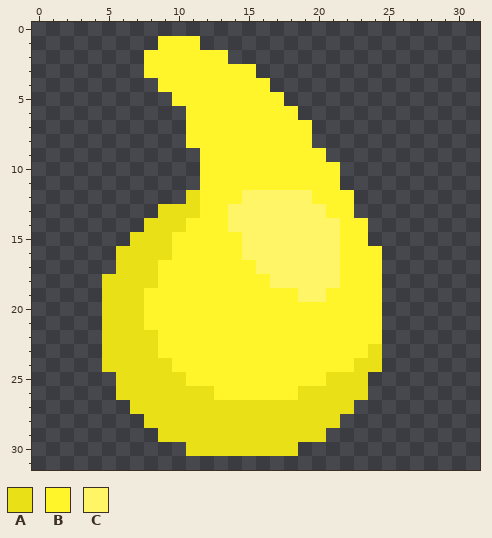
Two versions of one pixel-art sprite, sprites/liquids/sulfuric-acid.png. Above is the file before it was changed.
The file is 32x32 pixels. Colours within 5 levels of each other are drawn and written as one.
Palette (. is transparent): A #eae018  B #fff52a  C #fff567
Pixels before, first column x 5:
 1 ....BBB.............
 2 ...BBBBBB...........
 3 ...BBBBBBBB.........
 4 ....BBBBBBBB........
 5 .....BBBBBBBB.......
 6 ......BBBBBBBB......
 7 ......BBBBBBBBB.....
 8 ......BBBBBBBBB.....
 9 .......BBBBBBBBB....
10 .......BBBBBBBBBB...
11 .......BBBBBBBBBB...
12 ......ABBBCCCCCBBB..
13 ....AAABBCCCCCCCBB..
14 ...AAABBBCCCCCCCCBB.
15 ..AAABBBBBCCCCCCCBB.
16 .AAAABBBBBCCCCCCCBBB
17 .AAABBBBBBBCCCCCCBBB
18 AAAABBBBBBBBCCCCCBBB
19 AAABBBBBBBBBBBCCBBBB
20 AAABBBBBBBBBBBBBBBBB
21 AAABBBBBBBBBBBBBBBBB
22 AAAABBBBBBBBBBBBBBBB
23 AAAABBBBBBBBBBBBBBBA
24 AAAAABBBBBBBBBBBBBAA
25 .AAAAABBBBBBBBBBAAA.
26 .AAAAAAABBBBBBAAAAA.
27 ..AAAAAAAAAAAAAAAA..
28 ...AAAAAAAAAAAAAA...
29 ....AAAAAAAAAAAA....
30 ......AAAAAAAA......
After:
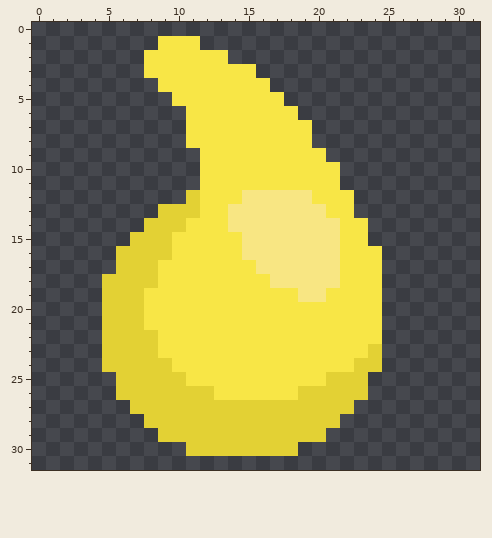
From old to new:
Colour A changes from #eae018 to #e3d134.
Colour B changes from #fff52a to #f8e646.
Colour C changes from #fff567 to #f8e683.
